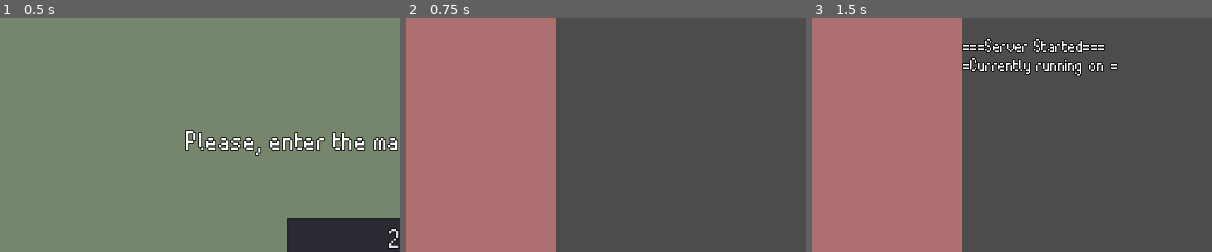
Above: before the commit, frames 1-3 (left to right).
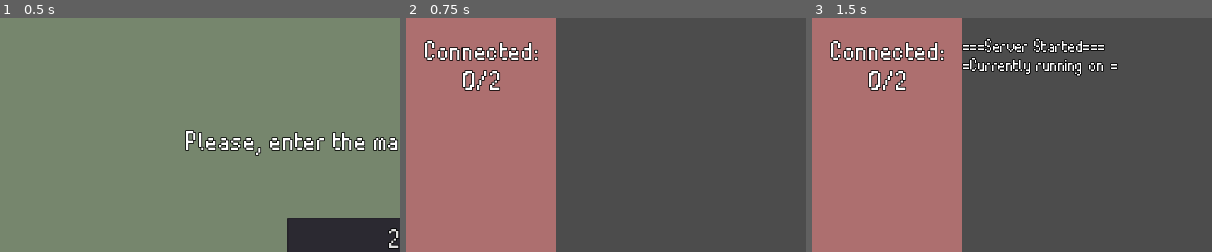
Above: after the commit, the same moments.

Repository: YoAMIOT/Boattle
Game: Godot game, scene res://scenes/Server.tscn
Two runs of this game, one before a commit and one after it. Both use one fixed random seed, a clock stepped at 60 frames per second and the inputs below.
Inputs:
- Up to frame 1 (0.5 s): no input
- Up to frame 2 (0.75 s): click "Validate" at 0.5 s
- Up to frame 3 (1.5 s): click "Start Server" at 1.25 s
The pictures show only the part of the screen within x 0-50%, y 0-50%; the shares and areas given below are measured in that part.

Frame 1 is identical in both runs. In frame 2, 1.8% of the frame differs, in the area x 4-33%, y 9-32%; in frame 3, 1.8%.

Commit message:
Added a label to know how many players are currently connected

Diff:
--- a/BoattleServer/scenes/Server.tscn
+++ b/BoattleServer/scenes/Server.tscn
@@ -83,6 +83,18 @@
 "_edit_use_anchors_": false
 }
 
+[node name="ConnectedPeersLabel" type="Label" parent="Ui"]
+margin_right = 192.0
+margin_bottom = 128.0
+theme = ExtResource( 5 )
+text = "Connected: 200/200"
+align = 1
+valign = 1
+autowrap = true
+__meta__ = {
+"_edit_use_anchors_": false
+}
+
 [node name="MaxPlayerMenu" type="Control" parent="Ui"]
 anchor_right = 1.0
 anchor_bottom = 1.0
--- a/BoattleServer/scripts/Server.gd
+++ b/BoattleServer/scripts/Server.gd
@@ -25,6 +25,7 @@
 
 func _on_ValidateButton_pressed() -> void:
 	maxPlayers = get_node("Ui/MaxPlayerMenu/Selector").value + 1;
+	refreshPlayerCountLabel();
 	get_node("Ui/MaxPlayerMenu").visible = false;
 	get_node("Ui/StartServer").disabled = false;
 
@@ -52,6 +53,7 @@
 func peerDisconnected(playerId : int) -> void:
 	Log.logPrint("!- User" + str(playerId) + " connected as " + DataManager.connectedPlayersDictionary[playerId] + " Disconnected -!");
 	DataManager.playerDisconnected(playerId);
+	refreshPlayerCountLabel();
 	rpc_id(0, "killPuppet", playerId);
 
 remote func newConnectionEstablished(playerName : String, playerId : int) -> void:
@@ -70,6 +72,7 @@
 	elif not hasPlayerConnected:
 		var playerPosition : Vector2 = Vector2(DataManager.playersDatasDictionary[playerName].posX, DataManager.playersDatasDictionary[playerName].posY);
 		DataManager.playerConnected(playerId, playerName);
+		refreshPlayerCountLabel();
 		rpc_id(0, "spawnPuppet", playerId, playerName, playerPosition);
 		rpc_id(playerId, "authentication", registration);
 
@@ -88,6 +91,11 @@
 func kickPlayer(playerId : int, reason : String) -> void:
 	rpc_id(playerId, "kickedFromServer", reason);
 	network.disconnect_peer(playerId);
+
+
+
+func refreshPlayerCountLabel():
+	get_node("Ui/ConnectedPeersLabel").text = "Connected: " + str(DataManager.connectedPlayersDictionary.size()) + "/" + str(maxPlayers - 1);
 
 
 
